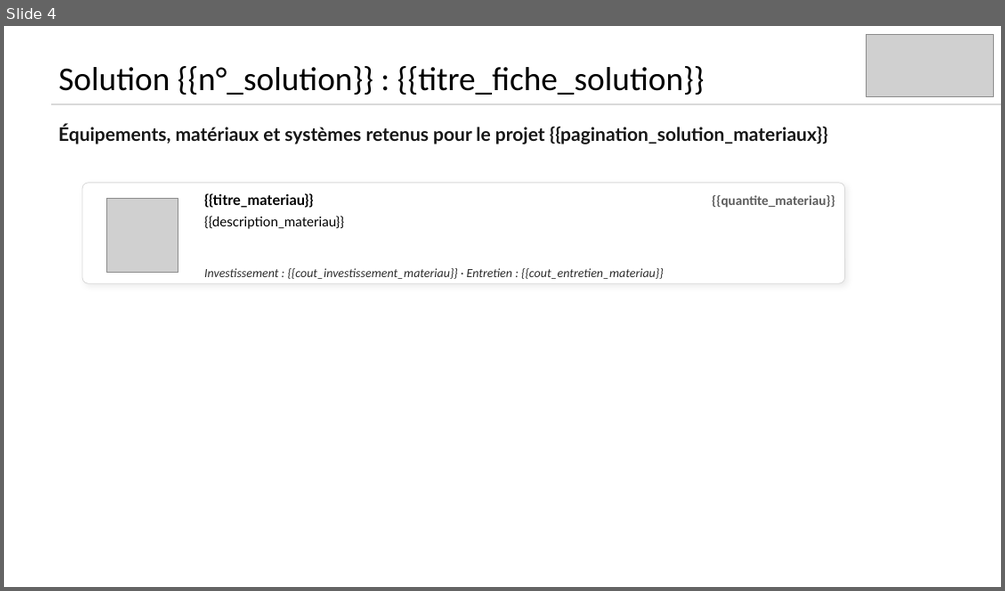
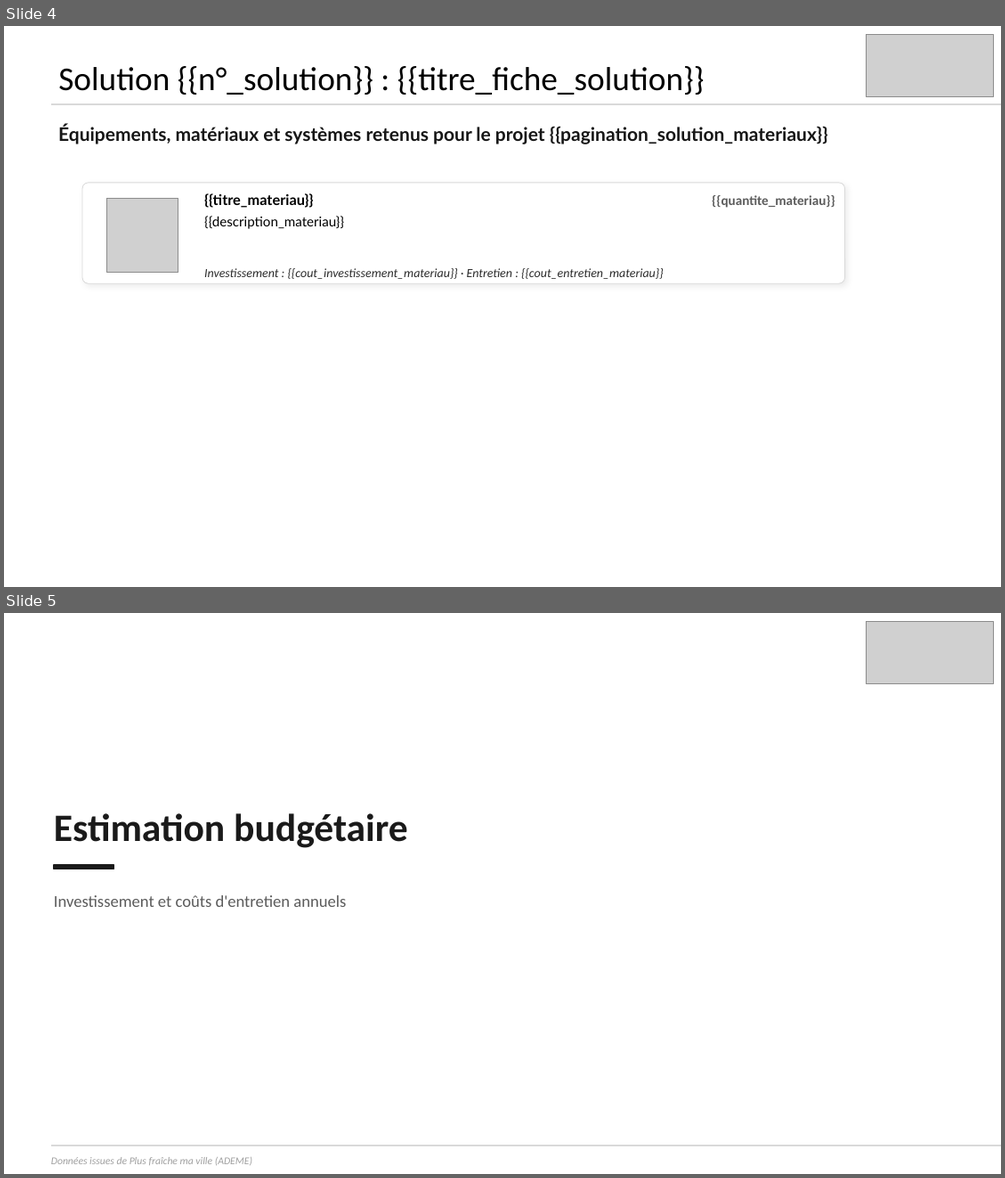
Before and after one commit to incubateur-ademe/plusfraichemaville-site, a slide deck: public/templates/template_synthese_projet.pptx. Shown one above the other, each under a label of ours: slide 4 before the commit, slides 4 and 5 after it. The pictures are 1005x591 and 1005x1178 pixels, drawn with LibreOffice and Linux fonts; fonts in the diff are those of the drawing; grey boxes stand for pictures. Boxes give left, top, right and bottom in pixels: in the first picture for what was removed or moved away, otherwise in the second. Text is boxed around its words. In the diff, an @@ line names an element or a change of style, - is before the commit and + after.

Commit message:
feat: slide estimation

```diff
--- a/public/templates/template_synthese_projet.pptx
+++ b/public/templates/template_synthese_projet.pptx
@@ slide 5 added at (4,613,1001,1174), background #FFFFFF @@
@@ picture added at (866,621,994,683) @@
@@ picture added at (884,621,985,683) @@
@@ text added at (54,813,408,848), 37.3 pt, text #1A1A1A, bold @@
+Estimation budgétaire
@@ rectangle added at (54,865,114,868), fill #1A1A1A, outline #1A1A1A 1 pt @@
@@ text added at (54,895,346,907), 16 pt, text #5C5C5C @@
+Investissement et coûts d'entretien annuels
@@ line added from (51, 1145) to (1001, 1145), #D9D9D9 1.5 pt @@
@@ text added at (51,1157,252,1165), 10 pt, text #A0A0A0, italic @@
+Données issues de Plus fraîche ma ville (ADEME)
```
Also in this commit, not shown: 1 slide changed, 1 other slide added, 6 other files.
